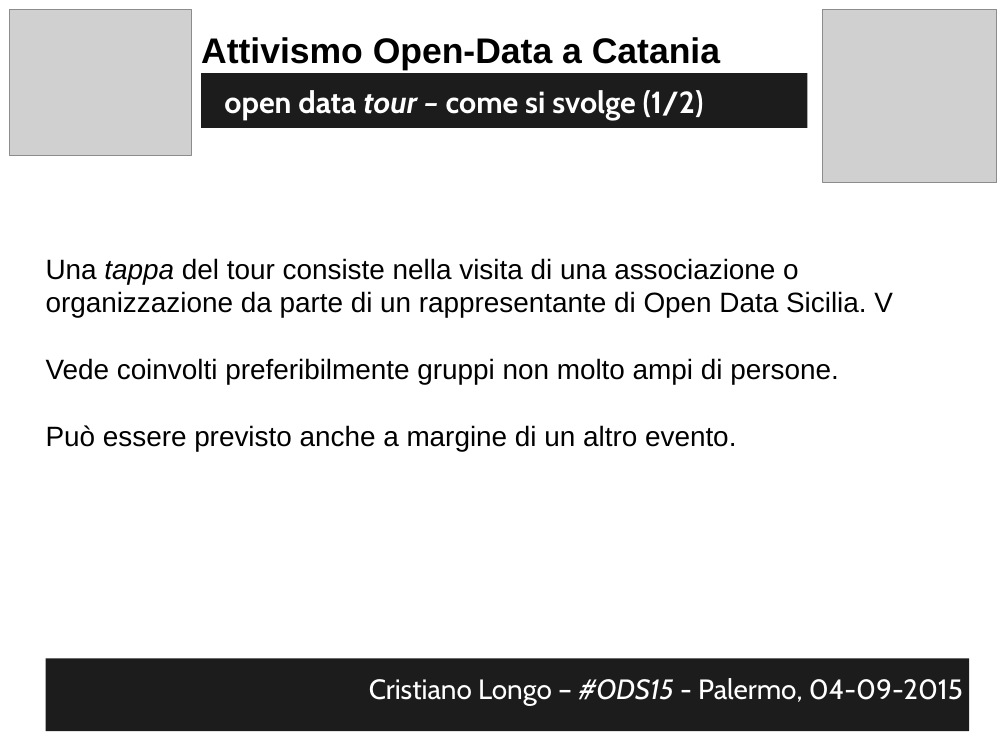
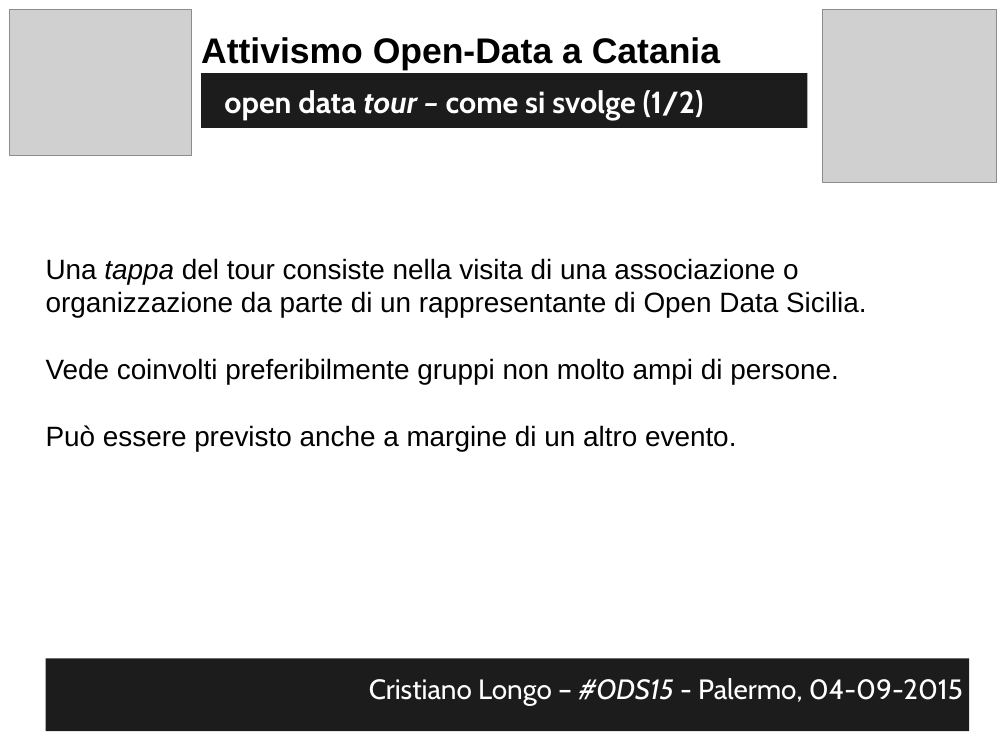
Before and after one commit to opendatahacklab/opendatahacklab.github.io, a slide deck: slide 46 of events/odt_ods15.odp. Drawn at 1008x756 pixels with LibreOffice and Linux fonts; fonts in the diff are those of the drawing; grey boxes stand for pictures. Boxes give left, top, right and bottom in pixels: in the first picture for what was removed or moved away, otherwise in the second. Text is boxed around its words. In the diff, an @@ line names an element or a change of style, - is before the commit and + after.

Commit message:
slides of the open data tour presentation

```diff
--- a/events/odt_ods15.odp
+++ b/events/odt_ods15.odp
@@ text at box(46, 258, 867, 318): text changed @@
-Una tappa del tour consiste nella visita di una associazione o organizzazione da parte di un rappresentante di Open Data Sicilia. V
+Una tappa del tour consiste nella visita di una associazione o organizzazione da parte di un rappresentante di Open Data Sicilia.
```
Also in this commit, not shown: 7 other slides changed, 1 slide added, 2 slides removed, 2 other files.
